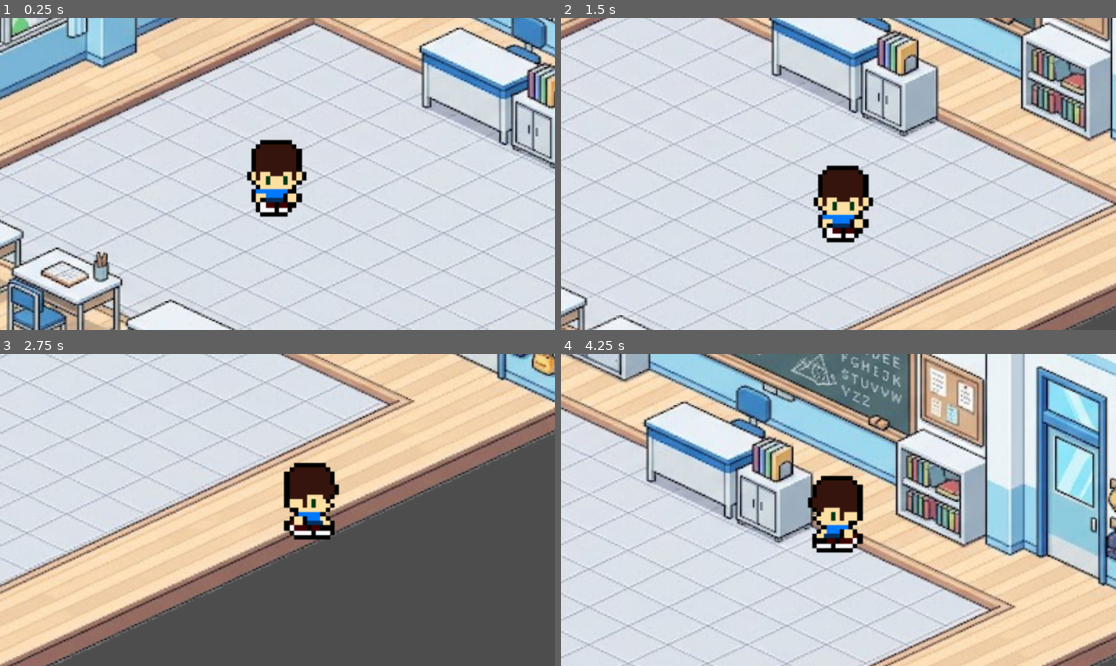
Above: before the commit, frames 1-4 (two rows, left to right).
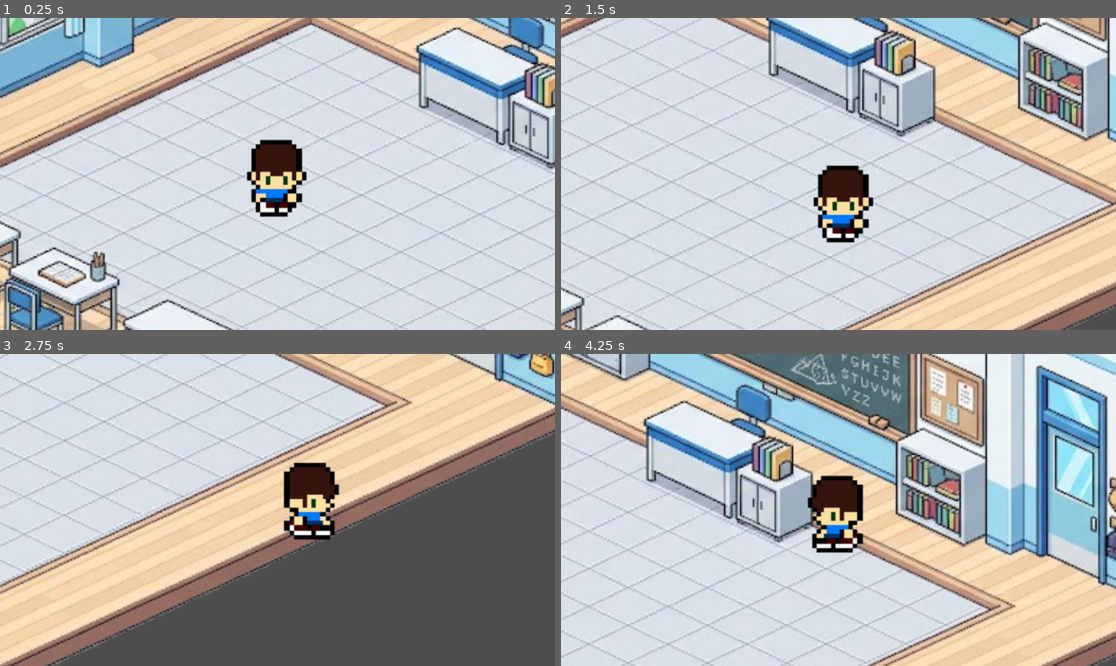
Above: after the commit, the same moments.

Repository: TobsBP/CPG
Game: Godot game, scene res://Map/StudyRoom/study_room.tscn
Two runs of this game, one before a commit and one after it. Both use one fixed random seed, a clock stepped at 60 frames per second and the inputs below.
Inputs:
- Up to frame 1 (0.25 s): no input
- Up to frame 2 (1.5 s): tap Enter at 0.5 s; hold Right (ui_right) 0.53-1.28 s; hold Down (ui_down) from 1.28 s (still down)
- Up to frame 3 (2.75 s): release Down (ui_down) at 2.03 s; hold Right (ui_right) from 2.03 s (still down)
- Up to frame 4 (4.25 s): release Right (ui_right) at 2.78 s; hold Up (ui_up) 2.78-3.53 s; hold Left (ui_left) from 3.53 s (still down)

The runs differ from the first frame. In frame 1, 15% of the frame differs, in the area x 0-100%, y 0-100%; in frame 2, 15%; in frame 3, 3.9%; in frame 4, 6.1%.

Commit message:
fix: fixing hitbox bugs on fightroom

Diff:
--- a/Map/FightRoom/fight_room.tscn
+++ b/Map/FightRoom/fight_room.tscn
@@ -1,13 +1,14 @@
 [gd_scene format=3 uid="uid://b2twf8vyvojl8"]
 
-[ext_resource type="Texture2D" uid="uid://ca4omwfqfl1p6" path="res://Map/assets/v3.png" id="1_ma72x"]
+[ext_resource type="Texture2D" uid="uid://367npad6x4px" path="res://Map/assets/v9.png" id="1_jyy57"]
+[ext_resource type="PackedScene" uid="uid://d1ucxt6cg1t68" path="res://player/player.tscn" id="2_jyy57"]
 
 [node name="FightRoom" type="Node2D" unique_id=32640050]
 
 [node name="Sprite2D" type="Sprite2D" parent="." unique_id=1505408342]
 position = Vector2(546.74994, 302)
 scale = Vector2(0.75436676, 0.7109375)
-texture = ExtResource("1_ma72x")
+texture = ExtResource("1_jyy57")
 
 [node name="Colissions" type="Node2D" parent="Sprite2D" unique_id=1774328935]
 
@@ -15,24 +16,31 @@
 
 [node name="CollisionPolygon2D" type="CollisionPolygon2D" parent="Sprite2D/Colissions/Box" unique_id=1896425498]
 position = Vector2(-578.96234, -119.56043)
-polygon = PackedVector2Array(-1.3256226, 0, 592.55, -254.59338, 595.2012, -49.23076, 331.4038, 74.54947, 326.10132, -43.6044, 275.72797, -21.098907, 283.68164, 98.46155, 3.9768372, 206.76923, 3.9768372, 206.76923)
+polygon = PackedVector2Array(-1.3256226, 0, 164.37627, -75.956024, 178.95805, 130.8132, 2.6512299, 215.20877, 3.9768372, 206.76923)
 
 [node name="CollisionPolygon2D2" type="CollisionPolygon2D" parent="Sprite2D/Colissions/Box" unique_id=246922472]
 position = Vector2(8.285156, -364.30768)
-polygon = PackedVector2Array(2.651245, -2.8131866, 9.279297, 198.32965, 213.42407, 309.45053, 235.95947, 306.63733, 230.65704, 203.95602, 278.3792, 218.02197, 273.07672, 334.7692, 299.589, 351.64832, 310.19397, 346.02194, 562.0608, 457.14282, 562.0608, 248.96701)
+polygon = PackedVector2Array(2.651245, -2.8131866, 9.279297, 198.32965, 233.30829, 305.23074, 310.19397, 346.02194, 562.0608, 457.14282, 562.0608, 248.96701)
 
 [node name="CollisionPolygon2D3" type="CollisionPolygon2D" parent="Sprite2D/Colissions/Box" unique_id=1256390835]
 position = Vector2(1.6570998, 357.27472)
-polygon = PackedVector2Array(0, 0, 226.68018, -108.30774, 479.87268, 22.505493, 681.3662, 26.72522, 681.3662, 26.72522, 682.6918, -129.40662, 478.547, -220.8352, 567.3633, -263.03296, 750.2982, -111.12091, 730.41394, 98.46149, 125.93341, 88.61536)
+polygon = PackedVector2Array(-19.884277, -7.03302, 226.68018, -108.30774, 479.87268, 22.505493, 681.3662, 26.72522, 681.3662, 26.72522, 682.6918, -129.40662, 463.96533, -223.64838, 563.3865, -286.94507, 750.2982, -111.12091, 730.41394, 98.46149, 125.93341, 88.61536)
 
 [node name="CollisionPolygon2D4" type="CollisionPolygon2D" parent="Sprite2D/Colissions/Box" unique_id=1222586453]
 position = Vector2(4.30833, 364.30768)
-polygon = PackedVector2Array(5.30249, -1.4066162, -234.63385, -111.12091, -234.63385, -111.12091, -487.82635, 15.472534, -686.66864, 18.285706, -689.3199, -139.25275, -487.82635, -225.05493, -577.9682, -275.69232, -729.0883, -139.25275, -729.0883, 102.681274, -220.0521, 111.12085)
+polygon = PackedVector2Array(0, -18.285767, -234.63385, -111.12091, -234.63385, -111.12091, -296.93777, -84.39563, -487.82635, 15.472534, -686.66864, 18.285706, -689.3199, -139.25275, -471.91898, -227.86816, -566.03766, -284.13187, -729.0883, -139.25275, -729.0883, 102.681274, -220.0521, 111.12085)
 
 [node name="CollisionPolygon2D5" type="CollisionPolygon2D" parent="Sprite2D/Colissions/Box" unique_id=386817063]
 position = Vector2(-491.47174, 140.65933)
-polygon = PackedVector2Array(0, 4.2197876, 151.12013, -82.98898, 263.79742, -30.945007, 261.14618, 115.34064, 226.68019, 113.93408, 229.3314, -9.84613, 188.23735, -32.351624, 184.26051, 78.769226, 169.67873, 84.39563, 147.14326, 71.73627, 38.442825, 137.84613, -184.26051, 233.4945, -186.91174, 92.835144)
+polygon = PackedVector2Array(58.327072, 21.098938, -196.19104, 137.84613, -194.86543, 85.802185, 3.9768372, -8.439514)
 
 [node name="CollisionPolygon2D6" type="CollisionPolygon2D" parent="Sprite2D/Colissions/Box" unique_id=95303347]
 position = Vector2(677.7208, 226.46152)
-polygon = PackedVector2Array(-1.3255615, 5.626404, -342.00867, -167.38458, -342.00867, -167.38458, -446.7323, -116.74719, -446.7323, 33.75824, -406.96387, 26.72528, -412.2663, -101.27472, -372.49792, -116.74719, -368.521, 2.8132324, -336.7063, -9.84613, 0, 150.5055)
+polygon = PackedVector2Array(3.9768066, 4.2197876, -185.58618, -101.27472, -246.56445, -68.923035, 5.30249, 56.263733)
+
+[node name="CollisionPolygon2D7" type="CollisionPolygon2D" parent="Sprite2D/Colissions/Box" unique_id=812012066]
+position = Vector2(0.3314847, -371.34064)
+polygon = PackedVector2Array(7.9536743, -4.196167e-05, 14.581726, 203.956, -29.163574, 229.27466, -31.814758, 236.30765, -401.6614, 378.37357, -412.26633, 181.4505)
+
+[node name="Player" parent="." unique_id=146193485 instance=ExtResource("2_jyy57")]
+position = Vector2(554, 205)
--- a/Map/StudyRoom/study_room.tscn
+++ b/Map/StudyRoom/study_room.tscn
@@ -4,6 +4,7 @@
 [ext_resource type="PackedScene" uid="uid://d1ucxt6cg1t68" path="res://player/player.tscn" id="2_vxvti"]
 
 [node name="StudyRoom" type="Node2D" unique_id=1360594180]
+position = Vector2(4, 0)
 
 [node name="Sprite2D" type="Sprite2D" parent="." unique_id=1428835121]
 position = Vector2(526, 320)
@@ -42,5 +43,13 @@
 position = Vector2(491, 142)
 polygon = PackedVector2Array(-2, -4, -31, 12, -26, 14, -26, 47, -26, 47, 69, 86, 94, 74, 91, 35, 21, -2)
 
+[node name="Area2" type="Area2D" parent="Colissions" unique_id=135625772]
+
+[node name="CollisionPolygon2D" type="CollisionPolygon2D" parent="Colissions/Area2" unique_id=789958204]
+position = Vector2(903, 370)
+polygon = PackedVector2Array(0, -1, 4, -95, -38, -115, -44, -19)
+
 [node name="Player" parent="." unique_id=146193485 instance=ExtResource("2_vxvti")]
-position = Vector2(491, 347)
+position = Vector2(493, 347)
+
+[connection signal="body_entered" from="Colissions/Area2" to="Player" method="_on_area_2_body_entered"]
--- a/player/player.gd
+++ b/player/player.gd
@@ -51,3 +51,7 @@
 			animated_sprite.play("down")
 		else:
 			animated_sprite.play("up")
+
+func _on_area_2_body_entered(body: Node2D) -> void:
+	if body.is_in_group("player"):
+		get_tree().change_scene_to_file("res://Map/FightRoom/fight_room.tscn")
Binary file removed: Map/assets/sala.png
Not shown, removed: Map/assets/sala.png.import
Binary file removed: Map/assets/v2-Photoroom.png
Not shown, removed: Map/assets/v2-Photoroom.png.import
Binary file removed: Map/assets/v3.png
Binary file added: Map/assets/v9.png
Not shown, changed: Map/assets/v9.png.import
